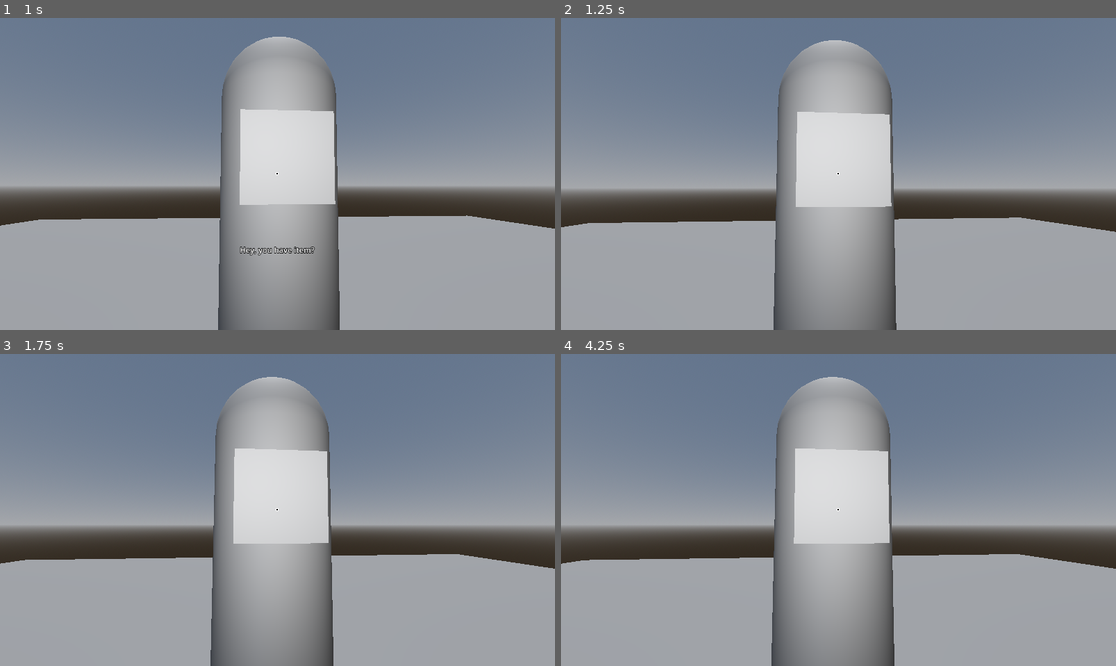
Above: before the commit, frames 1-4 (two rows, left to right).
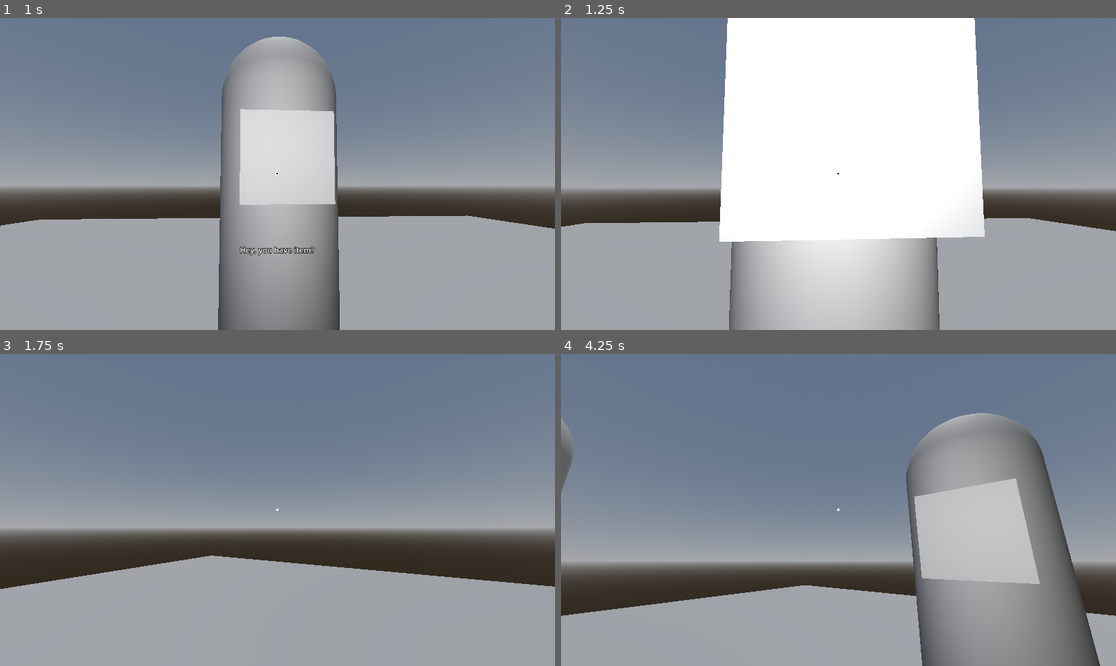
Above: after the commit, the same moments.

Repository: derpen/Godot-Dialogue-System
Game: Godot game, scene res://scene/main.tscn
The game is run twice, just before and just after one commit, with the same random seed, the same clock (stepped at 60 frames per second) and the same inputs.
Inputs (mouse positions are in pixels of both pictures, inside the frame that each line leads up to):
- Up to frame 1 (1 s): tap Enter at 0.5 s; move the mouse to (271, 180) at 0.52 s; hold W (move_forward) from 0.53 s (still down); click (271, 180) at 0.6 s
- Up to frame 2 (1.25 s): keep holding W (move_forward)
- Up to frame 3 (1.75 s): keep holding W (move_forward); move the mouse to (316, 513) at 1.27 s; click (316, 513) at 1.35 s
- Up to frame 4 (4.25 s): move the mouse to (794, 506) at 2.02 s; tap Q at 2.1 s; click (794, 506) at 2.3 s; move the mouse to (866, 510) at 2.77 s; release W (move_forward) at 2.78 s; hold A (move_left) 2.78-3.53 s; click (866, 510) at 2.85 s; move the mouse to (755, 432) at 3.52 s; hold S (move_backward) from 3.53 s (still down); click (755, 432) at 3.6 s

Frame 1 is identical in both runs. In frame 2, 41% of the frame differs, in the area x 0-100%, y 0-100%; in frame 3, 20%; in frame 4, 46%, in the area x 0-100%, y 7-100%.

Commit message:
Some error handlings, warnings, and choice handling. Still bug out when recursion happens, need to handle that

Diff:
--- a/interactable/interactable.gd
+++ b/interactable/interactable.gd
@@ -5,7 +5,13 @@
 ## player can interact with something, and then
 ## a dialogue will play
 @export var rotate_to_player : bool = false
-@export var focus_target : Node3D ## Player will focus on this, just a Node3D
+
+## Player will focus on this, just a Node3D
+@export var focus_target : Node3D :
+	set(new_fc):
+		focus_target = new_fc
+		update_configuration_warnings()
+
 
 var player_node : PlayerController
 var parent_node : Node3D
@@ -17,7 +23,10 @@
 			printerr("You forgot to set focus_target for " + get_parent().name)
 
 		parent_node = get_parent()
-		if parent_node is CharacterBody3D or parent_node is StaticBody3D: ## Add more as needed. TODO: I forgot what is this for lol
+
+		## We use Layer 3 for Interactable collision mask
+		## Change as you need
+		if parent_node is CharacterBody3D or parent_node is StaticBody3D:
 			parent_node.set_collision_layer_value(3, true)
 
 
--- a/interactable/interactable_action.gd
+++ b/interactable/interactable_action.gd
@@ -23,7 +23,7 @@
 ## key would be choices, value would be the next Action to call
 ## key would be shown as label for Choice Buttons in player.tscn
 var choices : Dictionary[String, NodePath]
-var has_chosen : bool = false
+# var has_chosen : bool = false
 
 ## Item related
 ## Will always perform check before perform giving
@@ -36,14 +36,18 @@
 ##
 ## Conversely, leave item_to_check as empty if you
 ## want an NPC to give something for free to the player
-##
 var item_to_check : String
 var item_to_give : String
 var dialogues_item_check_fail : Array[String]
 var dialogues_item_check_success : Array[String]
 var has_given_item : bool = false ## If item given already, will just skip this node
 
-var next_action : NodePath ## Can be empty
+## Can be empty
+var next_action : NodePath:
+	set(new_node):
+		next_action = new_node
+		update_configuration_warnings()
+
 
 var custom_action : InteractableCustomAction
 
@@ -55,8 +59,6 @@
 func _start_action() -> void:
 	## Only perform action if hasn't been visited
 	if !has_been_visited:
-		has_been_visited = true
-
 		## Grab reference to player_character from Interactable parent
 		## Hacky, but should work
 		## An optimization is to always send ref to player_character
@@ -69,7 +71,8 @@
 		parent = parent as Interactable
 		player_character = parent.player_node
 
-		# _reset_node()
+		## Send ref to current node to player node
+		player_character.dialogue_handler.current_interact_node = self
 
 		if action_type == ACTION_TYPE.NORMAL_DIALOGUE:
 			_action_handle_dialogue()
@@ -83,51 +86,66 @@
 		elif action_type == ACTION_TYPE.CUSTOM_ACTION:
 			_action_handle_custom_action()
 
+	## Else, we skip to next
+	else:
+		_start_next_action()
+
 
 func _start_next_action() -> void:
 	## Do next one here, if exists
+	has_been_visited = true
+
 	if next_action:
 		var next : InteractableAction = get_node(next_action) as InteractableAction
+		## Send the has_chosen flag
+		## Required to handle recursive tree
+
+		# if has_chosen:
+		# 	next.has_chosen = true
+
 		next._start_action()
 
 	else:
-		## No more action, release player
-		player_character._set_player_state_walking()
-
-		## Final nodes will always be repeating
-		has_been_visited = false
-
-
-# ## Not sure if this is needed but we'll see
-# func _reset_node() -> void:
-# 	player_character.dialogue_handler.dialogue_ended.disconnect(_start_next_action)
+		_break_out()
+
+
+## Breaking out of the tree
+func _break_out() -> void:
+	## No more action, release player
+	player_character._set_player_state_walking()
+
+	## Final nodes will always be repeating
+	has_been_visited = false
 
 
 func _action_handle_dialogue() -> void:
-	## Send this to player
 	player_character.dialogue_handler._dialogue_play(dialogues)
 
 
-
-	## SIGNAL IS A DOGSHIT IDEA
-	# player_character.dialogue_handler.dialogue_ended.connect(_start_next_action)
-
-
 func _action_handle_choice() -> void:
+	player_character.dialogue_handler._choices_show(choices)
+
+	# if !has_chosen:
+	# 	## Send choices data to handler
+	# 	has_chosen = true
+	# 	player_character.dialogue_handler._choices_show(choices)
+
+	# else:
+	# 	## Else, just go straight to next_action
+	# 	## I think this is not needed?
+	# 	## Since if node has been visited,
+	# 	## this function will never be called anyway
+	# 	_start_next_action()
+
+
+func _action_handle_choice_picked(which_choice : NodePath) -> void:
 	## Whatever is chosen is then assigned to next_action
-	# has_chosen = true
-	# if !has_chosen:
-	# 	## Do the action here
-	# 	pass
-	# 	next_action = chosen_choice
-	# else:
-	#	## Else, just go straight to next_action
-	#	pass
-	pass
+	next_action = which_choice
+	_start_next_action()
 
 
 func _action_handle_item() -> void:
-	pass
+	print("we haven't implemented Item handling yet, lol")
 
 
 ## Can add custom scripts here
@@ -139,6 +157,11 @@
 	pass
 
 
+func _clear_interact_tree() -> void:
+	pass
+
+
+
 ## Conditional export voodoo (why tf is this so complicated)
 ## Those commented can probably be removed, not sure tho
 func _get_property_list():
@@ -244,3 +267,23 @@
 
 
 		return ret
+
+
+## Make sure that next_action is NEVER a sibling
+func _get_configuration_warnings() -> PackedStringArray:
+	var warnings : PackedStringArray = []
+
+	if next_action:
+		var next = get_node(next_action)
+		if next is not InteractableAction:
+			warnings.append("
+			Please only add InteractableAction nodes
+			")
+
+		if next.get_parent() == get_parent():
+			warnings.append("
+			Warning: Next action must NOT be a sibling node or itself.
+			Please change to either a parent, a child, or leave it empty
+			")
+
+	return warnings
--- a/player/Player.tscn
+++ b/player/Player.tscn
@@ -82,7 +82,7 @@
 pivot_offset = Vector2(128, 128)
 texture = ExtResource("4_ei5ns")
 
-[node name="DialogueHolder" type="Control" parent="CanvasLayer" node_paths=PackedStringArray("dialogue_label", "choice_container", "choice_one", "choice_two")]
+[node name="Inventory" type="Control" parent="CanvasLayer"]
 layout_mode = 3
 anchors_preset = 15
 anchor_right = 1.0
@@ -90,13 +90,34 @@
 grow_horizontal = 2
 grow_vertical = 2
 mouse_filter = 2
+
+[node name="MarginContainer" type="MarginContainer" parent="CanvasLayer/Inventory"]
+layout_mode = 1
+anchors_preset = 15
+anchor_right = 1.0
+anchor_bottom = 1.0
+grow_horizontal = 2
+grow_vertical = 2
+theme_override_constants/margin_left = 5
+theme_override_constants/margin_top = 5
+
+[node name="InventoryNotification" type="RichTextLabel" parent="CanvasLayer/Inventory/MarginContainer"]
+layout_mode = 2
+
+[node name="DialogueHolder" type="Control" parent="CanvasLayer" node_paths=PackedStringArray("dialogue_label", "choice_container", "button_container", "player_character")]
+layout_mode = 3
+anchors_preset = 15
+anchor_right = 1.0
+anchor_bottom = 1.0
+grow_horizontal = 2
+grow_vertical = 2
 script = ExtResource("4_qt0wr")
 character_cooldown = 0.0
 sentence_cooldown = 0.2
 dialogue_label = NodePath("VBoxContainer/RichTextLabel")
 choice_container = NodePath("VBoxContainer/ChoiceContainer")
-choice_one = NodePath("VBoxContainer/ChoiceContainer/CenterContainer/HBoxContainer/ChoiceOne")
-choice_two = NodePath("VBoxContainer/ChoiceContainer/CenterContainer/HBoxContainer/ChoiceTwo")
+button_container = NodePath("VBoxContainer/ChoiceContainer/CenterContainer/HBoxContainer")
+player_character = NodePath("../..")
 
 [node name="VBoxContainer" type="VBoxContainer" parent="CanvasLayer/DialogueHolder"]
 layout_mode = 1
@@ -128,14 +149,6 @@
 [node name="HBoxContainer" type="HBoxContainer" parent="CanvasLayer/DialogueHolder/VBoxContainer/ChoiceContainer/CenterContainer"]
 layout_mode = 2
 
-[node name="ChoiceOne" type="Button" parent="CanvasLayer/DialogueHolder/VBoxContainer/ChoiceContainer/CenterContainer/HBoxContainer"]
-layout_mode = 2
-text = "Choice 1"
-
-[node name="ChoiceTwo" type="Button" parent="CanvasLayer/DialogueHolder/VBoxContainer/ChoiceContainer/CenterContainer/HBoxContainer"]
-layout_mode = 2
-text = "Choice 2"
-
 [node name="RichTextLabel" type="RichTextLabel" parent="CanvasLayer/DialogueHolder/VBoxContainer"]
 layout_mode = 2
 size_flags_vertical = 3
@@ -147,30 +160,6 @@
 autowrap_mode = 0
 horizontal_alignment = 1
 
-[node name="Inventory" type="Control" parent="CanvasLayer"]
-layout_mode = 3
-anchors_preset = 15
-anchor_right = 1.0
-anchor_bottom = 1.0
-grow_horizontal = 2
-grow_vertical = 2
-
-[node name="MarginContainer" type="MarginContainer" parent="CanvasLayer/Inventory"]
-layout_mode = 1
-anchors_preset = 15
-anchor_right = 1.0
-anchor_bottom = 1.0
-grow_horizontal = 2
-grow_vertical = 2
-theme_override_constants/margin_left = 5
-theme_override_constants/margin_top = 5
-
-[node name="InventoryNotification" type="RichTextLabel" parent="CanvasLayer/Inventory/MarginContainer"]
-layout_mode = 2
-
 [node name="TemporaryLightRemoveLaterMightWannaHaveALayerToOnlyLightUpCertainThings" type="OmniLight3D" parent="."]
 transform = Transform3D(1, 0, 0, 0, 1, 0, 0, 0, 1, 0, 1.60264, 0)
 omni_range = 1.0
-
-[connection signal="pressed" from="CanvasLayer/DialogueHolder/VBoxContainer/ChoiceContainer/CenterContainer/HBoxContainer/ChoiceOne" to="CanvasLayer/DialogueHolder" method="_on_choice_one_pressed"]
-[connection signal="pressed" from="CanvasLayer/DialogueHolder/VBoxContainer/ChoiceContainer/CenterContainer/HBoxContainer/ChoiceTwo" to="CanvasLayer/DialogueHolder" method="_on_choice_two_pressed"]
--- a/player/dialogue_handler.gd
+++ b/player/dialogue_handler.gd
@@ -6,10 +6,11 @@
 @export_group("Default values; Do not touch")
 @export var dialogue_label : RichTextLabel
 @export var choice_container : Control
-@export var choice_one : Button
-@export var choice_two : Button
+@export var button_container : HBoxContainer
+@export var player_character : PlayerController
 
-signal dialogue_ended
+var current_interact_node : InteractableAction
+
 
 func _dialogue_play(dialogues: Array[String]) -> void:
 	for sentence in dialogues:
@@ -18,7 +19,7 @@
 		await get_tree().create_timer(sentence_cooldown).timeout
 
 	dialogue_label.text = ""
-	emit_signal("dialogue_ended")
+	current_interact_node._start_next_action()
 
 
 func _show_characters(sentence: String) -> void:
@@ -27,26 +28,24 @@
 		await get_tree().create_timer(character_cooldown).timeout
 
 
+var new_choices : Dictionary
+var choices_button : Array[Button]
 func _choices_show(choices_values: Dictionary) -> void:
-	#GlobalScripts.emit_signal("set_player_state", 1) ## Set to interacting again, lol
+	player_character._change_mouse_mode(Input.MOUSE_MODE_VISIBLE)
 	choice_container.visible = true
-	choice_one.text = choices_values["choice_one"]
-	choice_two.text = choices_values["choice_two"]
+	new_choices = choices_values
+
+	## Programatically spawn button and handle signal properly
+	for choice in choices_values.keys():
+		var new_button : Button = Button.new()
+		new_button.text = choice
+		new_button.pressed.connect(func(): _choices_pick(choices_values[choice]))
+
+		button_container.add_child(new_button)
+		choices_button.append(new_button)
 
 
-func _choices_pick(which_choice: int) -> void:
-	#GlobalScripts.emit_signal("change_mouse_mode", Input.MOUSE_MODE_CAPTURED)
-	#if which_choice == 0: ## First choice (left)
-		#GlobalScripts.emit_signal("choice_one")
-	#elif which_choice == 1: ## Second choice (right)
-		#GlobalScripts.emit_signal("choice_two")
-
+func _choices_pick(which_choice: NodePath) -> void:
+	player_character._change_mouse_mode(Input.MOUSE_MODE_CAPTURED)
+	current_interact_node._action_handle_choice_picked(which_choice)
 	choice_container.visible = false
-
-
-func _on_choice_one_pressed() -> void:
-	_choices_pick(0)
-
-
-func _on_choice_two_pressed() -> void:
-	_choices_pick(1)
